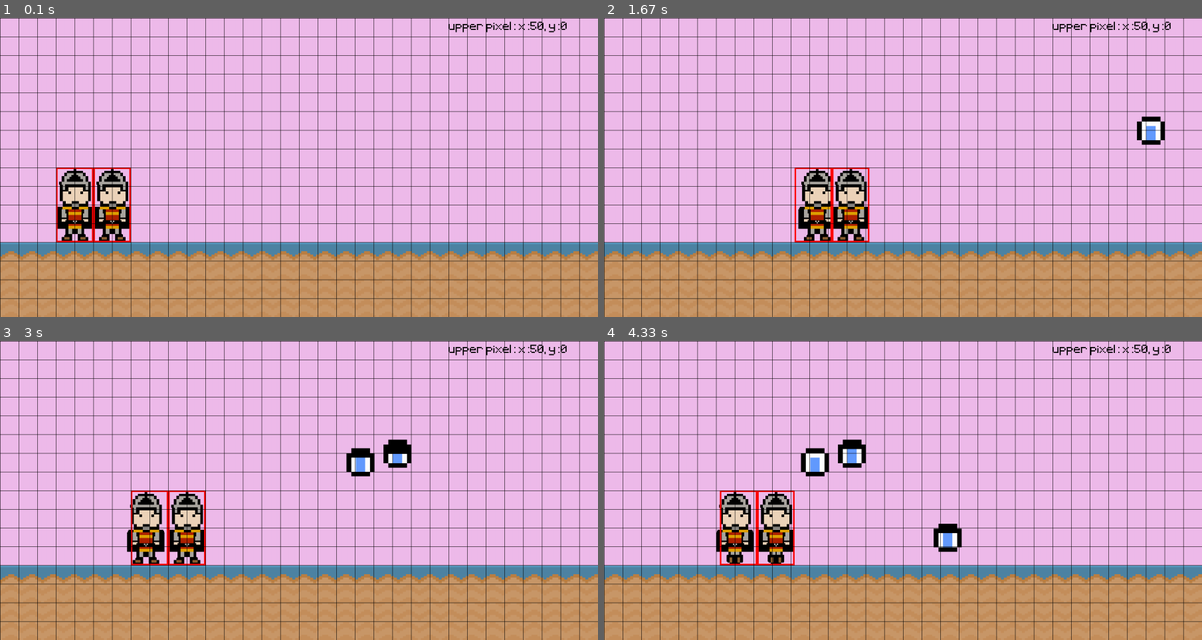
Above: before the commit, frames 1-4 (two rows, left to right).
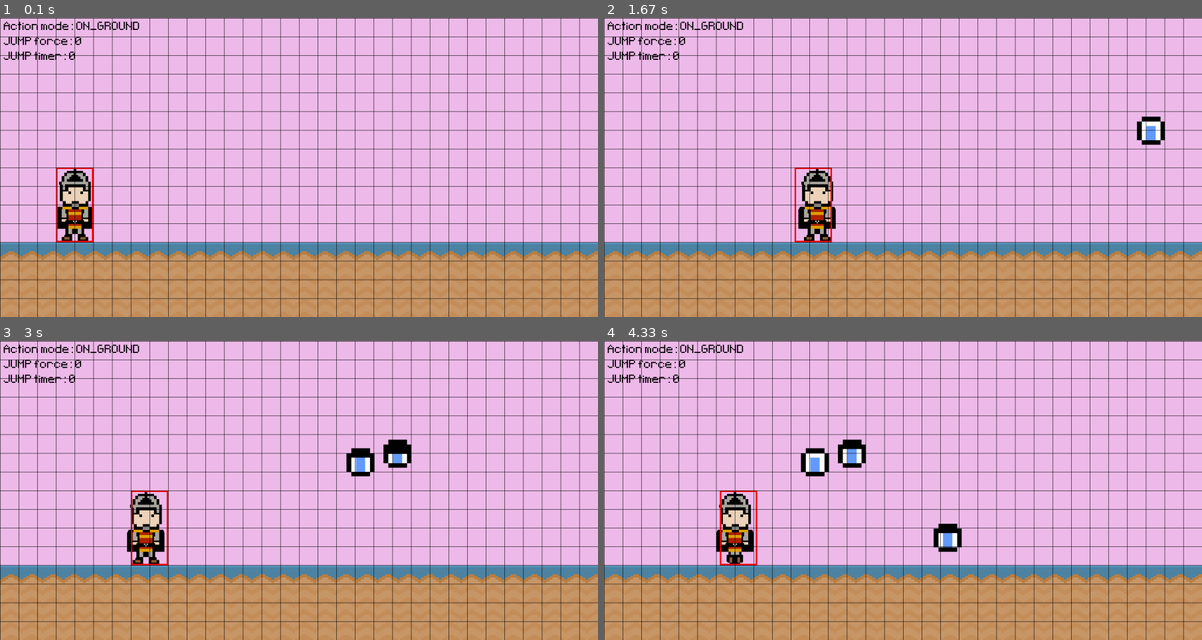
Above: after the commit, the same moments.

Repository: alo40/pygame_pininos
Game: pygame game, started from main_pininos.py
Same seed, same stepped clock (60 frames per second), same inputs: the game is played once before the commit and once after it.
Inputs:
- Up to frame 1 (0.1 s): no input
- Up to frame 2 (1.67 s): hold Right 0.33-0.8 s; hold Right 0.83-1.3 s; hold Left from 1.33 s (still down)
- Up to frame 3 (3 s): release Left at 1.87 s; hold Down 1.9-2.2 s; hold Left 2.23-2.63 s; hold Right from 2.67 s (still down)
- Up to frame 4 (4.33 s): release Right at 3.3 s; hold Down 3.33-3.7 s; hold Left 3.73-4.2 s; hold Right from 4.23 s (still down)

The runs differ from the first frame. In frame 1, 2.2% of the frame differs, in the area x 0-95%, y 1-76%; in frame 2, 2.2%; in frame 3, 2.2%; in frame 4, 2.2%.

Commit message:
added dynamic hero rect size (working!)

Diff:
--- a/main_pininos.py
+++ b/main_pininos.py
@@ -18,8 +18,6 @@
         self.jump_pixel = 0
         self.gravity = 10
         self.action = Action.ON_GROUND
-        self.upper_pixel_x = 0
-        self.upper_pixel_y = 0
 
         # standing frames
         stand_01 = pg.image.load('graphics/soldier_simple_standing1.png').convert_alpha()
@@ -66,9 +64,7 @@
         self.walking()
         self.jumping()
 
-        # update image.rect based on the pixel art (in testing)
-        self.locate_upper_pixel()
-        self.resize_rect()
+        # only for testing
         self.draw_boundaries()
 
     def standing(self):
@@ -107,9 +103,13 @@
             if self.jump_force > self.jump_force_max:
                 self.jump_force = self.jump_force_max
 
-            # crouching animation
+            # crouching animation (static)
             self.frame_index = int(self.jump_force/self.jump_force_max * 8) + 3
             self.image = self.frames[self.frame_index]
+
+            # crouching animation (dynamic)
+            upper_pixel_y = self.locate_upper_pixel()
+            self.image, self.rect = self.resize_rect(upper_pixel_y)
 
         elif not self.action == Action.JUMPING:
 
@@ -127,6 +127,7 @@
             # jumping animation
             self.frame_index = 12
             self.image = self.frames[self.frame_index]
+            self.rect.height = 200
 
         # update jump timer
         if self.jump_timer > 0 and self.action == Action.JUMPING:
@@ -160,13 +161,62 @@
         mask_rect = mask.get_bounding_rects()[0]
 
         # calculate the position of the most upper pixel
-        self.upper_pixel_x = mask_rect.centerx
-        self.upper_pixel_y = mask_rect.top
-
-        return self.upper_pixel_x, self.upper_pixel_y
-
-    def resize_rect(self):
-
+        upper_pixel_y = mask_rect.top
+
+        # print most upper pixel position
+        text_screen = game_active_font.render(f'upper pixel y: {upper_pixel_y}', False, 'Black')
+        screen.blit(text_screen, (1200, 10))
+
+        return upper_pixel_y
+
+    def resize_rect(self, upper_pixel_y):
+
+        ### MODIFIED ##################################################################################
+
+        # crop image
+        rect_crop = pg.Rect(0,  # left
+                            0 + upper_pixel_y,  # top
+                            100,  # width
+                            200 - upper_pixel_y)  # height
+        image_crop = self.image.subsurface(rect_crop)
+        rect_crop = image_crop.get_rect()
+
+        # move rect coordinates
+        rect_crop.x = self.rect.x + 0
+        rect_crop.y = self.rect.y + upper_pixel_y
+
+        # # draw cropped rect (testing only)
+        # screen.blit(image_crop, rect_crop)
+        #
+        # # draw cropped image boundaries (testing only)
+        # pg.draw.rect(screen, 'Blue', pg.Rect(rect_crop.x, rect_crop.y, rect_crop.width, rect_crop.height), 4)
+
+        return image_crop, rect_crop
+
+        ### ORIGINAL ##################################################################################
+
+        # # crop image
+        # self.rect_cropped = pg.Rect(0,  # left
+        #                        0 + self.upper_pixel_y,  # top
+        #                        100,  # width
+        #                        200 - self.upper_pixel_y)  # height
+        # self.image_cropped = self.image.subsurface(self.rect_cropped)
+        # self.rect_cropped = self.image_cropped.get_rect()
+        #
+        # # move rect coordinates
+        # self.rect_cropped.x = self.rect.x + 100
+        # self.rect_cropped.y = self.rect.y + self.upper_pixel_y
+        #
+        # # draw cropped rect (testing only)
+        # screen.blit(self.image_cropped, self.rect_cropped)
+        #
+        # # draw cropped image boundaries (testing only)
+        # pg.draw.rect(screen, 'Red', pg.Rect(self.rect_cropped.x,
+        #                                     self.rect_cropped.y,
+        #                                     self.rect_cropped.width,
+        #                                     self.rect_cropped.height), 4)
+
+        ### NOT USED ##################################################################################
         # # resize hero rectangle
         # self.rect.height = self.rect_original_height - self.upper_pixel_y
 
@@ -175,24 +225,12 @@
            # self.rect.bottom = self.rect_original_bottom - self.upper_pixel_y
            # self.rect.top = 400 + self.upper_pixel_y
 
-        # crop image
-        cropped_rect = pg.Rect(0,  # left
-                               0 + self.upper_pixel_y,  # top
-                               100,  # width
-                               200 - self.upper_pixel_y)  # height
-        cropped_image = self.image.subsurface(cropped_rect)
-        cropped_rect = cropped_image.get_rect()
-
-        # move coordinates
-        cropped_rect.x = self.rect.x + 100
-        cropped_rect.y = self.rect.y + self.upper_pixel_y
-        screen.blit(cropped_image, cropped_rect)
-
-        # draw cropped image boundaries
-        pg.draw.rect(screen, 'Red', pg.Rect(cropped_rect.x,
-                                            cropped_rect.y,
-                                            cropped_rect.width,
-                                            cropped_rect.height), 4)
+        # update original image
+        # self.image = self.frames[self.frame_index]
+        # self.rect = self.image.get_rect(midbottom=(200, screen_height - ground_rect.height))
+
+        # self.rect = cropped_image.get_rect(midbottom=(200, screen_height - ground_rect.height))
+        # self.rect = cropped_rect.copy()
 
 
 class Enemy(pg.sprite.Sprite):
@@ -428,23 +466,23 @@
 
     ## LOOP END ########################################################################
 
-    # # print hero action on screen
-    # text_screen = game_active_font.render(f'Action mode: {hero.sprite.action.name}', False, 'Black')
-    # screen.blit(text_screen, (10, 10))
-    #
-    # # print jump force list on screen
-    # text_screen = game_active_font.render(f'JUMP force: {hero.sprite.jump_force}', False, 'Black')
-    # screen.blit(text_screen, (10, 50))
-    #
-    # # print game score list on screen
-    # text_screen = game_active_font.render(f'JUMP timer: {hero.sprite.jump_timer}', False, 'Black')
-    # screen.blit(text_screen, (10, 90))
-    #
-    # # print game score list on screen
+    # print hero action on screen
+    text_screen = game_active_font.render(f'Action mode: {hero.sprite.action.name}', False, 'Black')
+    screen.blit(text_screen, (10, 10))
+
+    # print jump force list on screen
+    text_screen = game_active_font.render(f'JUMP force: {hero.sprite.jump_force}', False, 'Black')
+    screen.blit(text_screen, (10, 50))
+
+    # print game score list on screen
+    text_screen = game_active_font.render(f'JUMP timer: {hero.sprite.jump_timer}', False, 'Black')
+    screen.blit(text_screen, (10, 90))
+
+    # # print enemy list on screen
     # text_screen = game_active_font.render(f'ENEMY group elements: {len(enemy_group.sprites())}', False, 'Black')
     # screen.blit(text_screen, (600, 10))
 
-    # # print game score list on screen
+    # # print game score on screen
     # text_screen = game_active_font.render(f'Score: {game_score}', False, 'Black')
     # screen.blit(text_screen, (10, 90))
 
@@ -454,11 +492,6 @@
     #     # print('key pressed')
     #     hero.sprite.rect.height -= 10
 
-    # print most upper pixel position
-    upper_pixel_x, upper_pixel_y = hero.sprite.locate_upper_pixel()
-    text_screen = game_active_font.render(f'upper pixel: x:{upper_pixel_x}, y:{upper_pixel_y}', False, 'Black')
-    screen.blit(text_screen, (1200, 10))
-
     # update everything
     pg.display.update()
     game_clock.tick(60)  # ceiling limit of 60 fps
